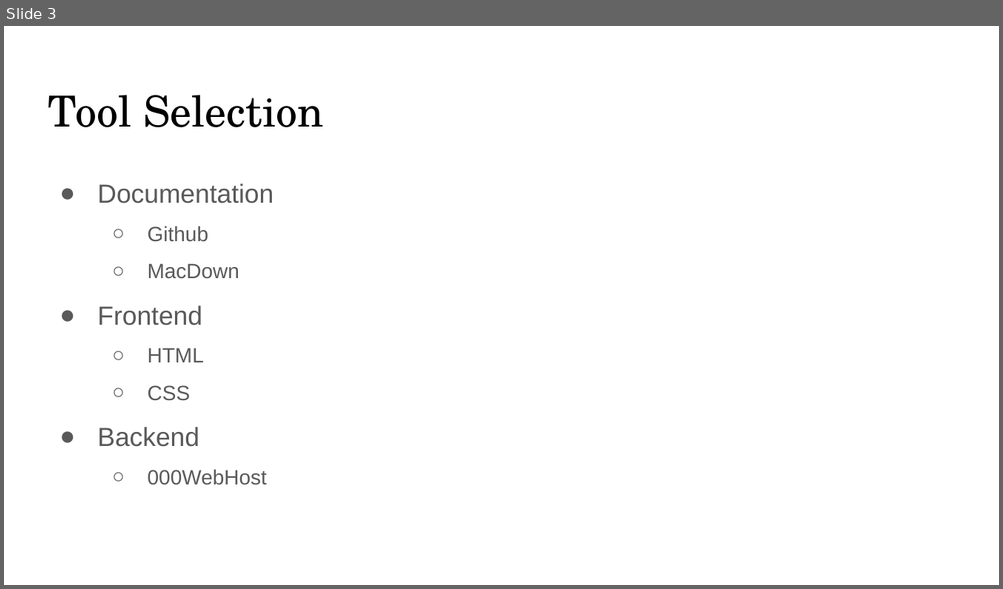
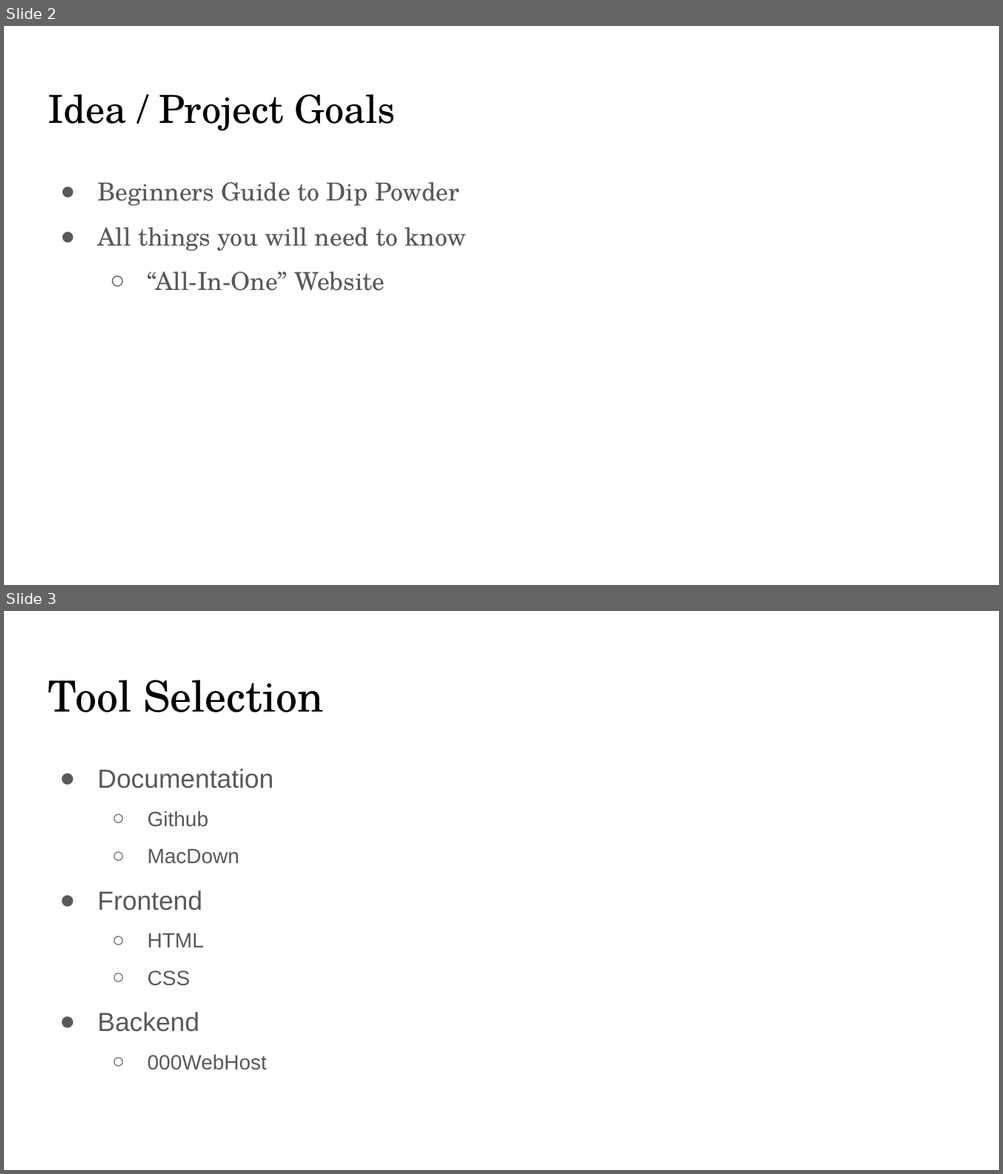
Before and after one commit to lking150/IndividualProject, a slide deck: Deliverables/FinalPresentation.pptx. Shown one above the other, each under a label of ours: slide 3 before the commit, slides 2 and 3 after it. The pictures are 1003x589 and 1003x1174 pixels, drawn with LibreOffice and Linux fonts; fonts in the diff are those of the drawing. Boxes give left, top, right and bottom in pixels: in the first picture for what was removed or moved away, otherwise in the second. Text is boxed around its words. In the diff, an @@ line names an element or a change of style, - is before the commit and + after.

```diff
--- a/Deliverables/FinalPresentation.pptx
+++ b/Deliverables/FinalPresentation.pptx
@@ slide 2 added at box(4, 26, 999, 585), background #FFFFFF @@
@@ title added at box(48, 94, 395, 131), 28 pt, text #000000 @@
+Idea / Project Goals
@@ text added at box(97, 182, 466, 291), 18 pt, text #595959 @@
+● Beginners Guide to Dip Powder
+● All things you will need to know
+  ○ “All-In-One” Website
```
Also in this commit, not shown: 3 slides changed.
